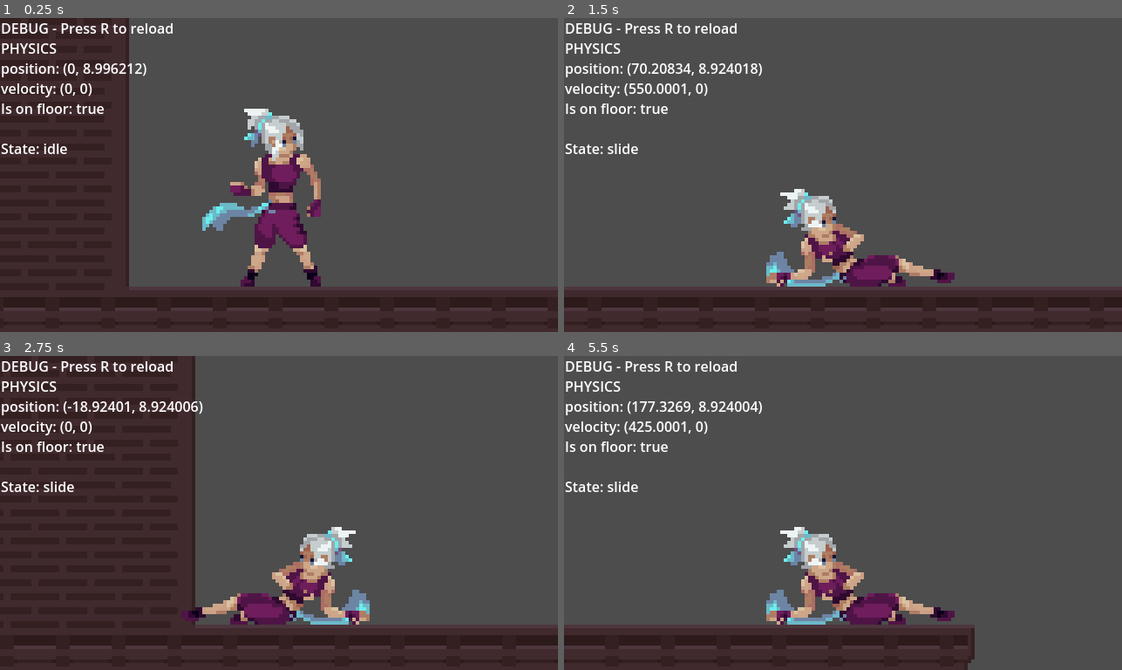
Above: before the commit, frames 1-4 (two rows, left to right).
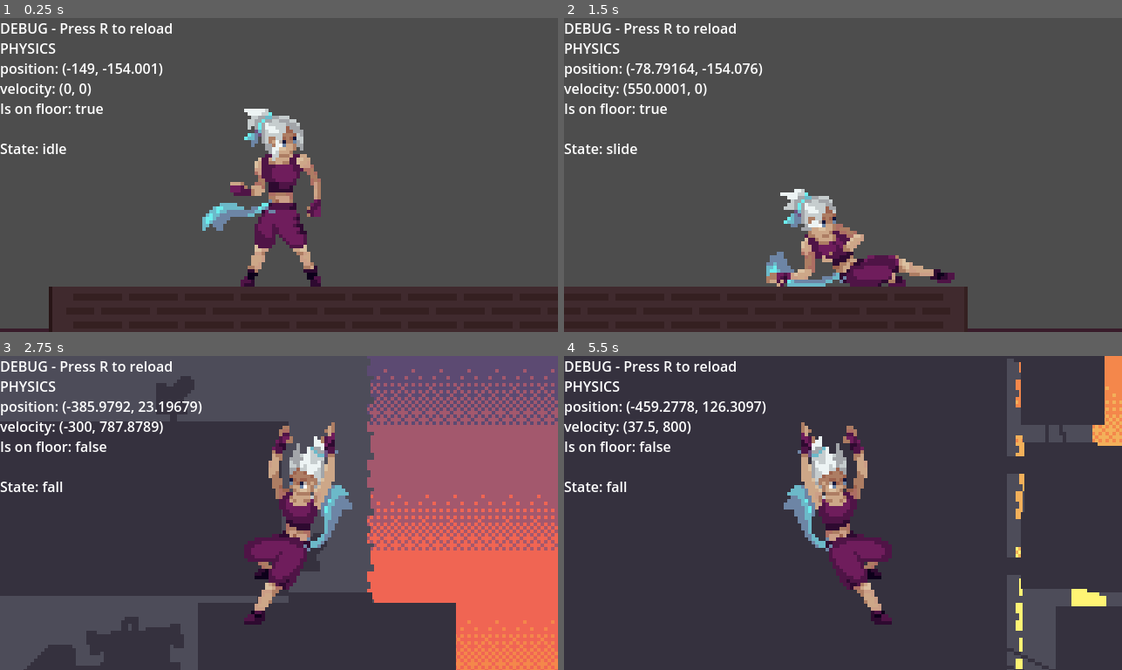
Above: after the commit, the same moments.

Repository: Hugo-Carbiener/Godot-project
Game: Godot game, scene res://scenes/main-scene.tscn
The game is run twice, just before and just after one commit, with the same random seed, the same clock (stepped at 60 frames per second) and the same inputs. The engine's default icon, where the game draws it, is replaced by a stand-in: a white triangle on a blue panel in a dark square.
Inputs:
- Up to frame 1 (0.25 s): no input
- Up to frame 2 (1.5 s): tap R (reload) at 0.5, 1.25 s; hold D (direction-right) from 0.53 s (still down); tap Shift (slide) at 0.6, 1.35 s; tap Space (jump) at 0.77 s
- Up to frame 3 (2.75 s): tap Space (jump) at 1.52 s; tap R (reload) at 2 s; release D (direction-right) at 2.03 s; hold A (direction-left) from 2.03 s (still down); tap Shift (slide) at 2.1 s
- Up to frame 4 (5.5 s): tap R (reload) at 2.75, 3.5, 4.25 s; release A (direction-left) at 2.78 s; hold D (direction-right) 2.78-4.28 s; tap Shift (slide) every 0.75 s from 2.85 to 5.1 s; tap Space (jump) at 3.02, 3.77, 4.52 s; hold A (direction-left) 4.28-5.03 s; hold D (direction-right) from 5.03 s (still down)

The runs differ from the first frame. In frame 1, 21% of the frame differs, in the area x 0-97%, y 0-99%; in frame 2, 5.8%; in frame 3, 72%; in frame 4, 89%, in the area x 0-100%, y 0-100%.

Commit message:
Add parallax

Diff:
--- a/scenes/main-scene.tscn
+++ b/scenes/main-scene.tscn
@@ -676,43 +676,39 @@
 position = Vector2(63, 582)
 
 [node name="ParallaxBackground" type="ParallaxBackground" parent="."]
-layer = 0
-follow_viewport_enabled = true
+layer = -1
 follow_viewport_scale = 0.25
-scroll_base_offset = Vector2(0, -1440)
+scroll_base_offset = Vector2(-320, 360)
 
 [node name="ParallaxLayer" type="ParallaxLayer" parent="ParallaxBackground"]
 z_index = -3
+motion_offset = Vector2(0, -200)
 motion_mirroring = Vector2(640, 0)
 
 [node name="Background" type="Sprite2D" parent="ParallaxBackground/ParallaxLayer"]
+z_index = -100
 texture = ExtResource("9_84wbi")
+centered = false
 
 [node name="ParallaxLayer2" type="ParallaxLayer" parent="ParallaxBackground"]
 z_index = -2
 motion_scale = Vector2(0.33, 1)
+motion_offset = Vector2(0, -200)
 motion_mirroring = Vector2(640, 0)
 
 [node name="Sprite2D" type="Sprite2D" parent="ParallaxBackground/ParallaxLayer2"]
 texture = ExtResource("2_6ovor")
+centered = false
 
 [node name="ParallaxLayer3" type="ParallaxLayer" parent="ParallaxBackground"]
 z_index = -1
 motion_scale = Vector2(0.66, 1)
+motion_offset = Vector2(0, -200)
 motion_mirroring = Vector2(640, 0)
 
 [node name="Sprite2D" type="Sprite2D" parent="ParallaxBackground/ParallaxLayer3"]
 texture = ExtResource("3_msjjy")
-
-[node name="ParallaxLayer4" type="ParallaxLayer" parent="ParallaxBackground"]
-z_index = 4
-z_as_relative = false
-motion_scale = Vector2(1.5, 1)
-motion_mirroring = Vector2(640, 0)
-
-[node name="Sprite2D" type="Sprite2D" parent="ParallaxBackground/ParallaxLayer4"]
-texture = ExtResource("4_onaww")
-region_rect = Rect2(0, 0, 640, 360)
+centered = false
 
 [node name="Block3" type="StaticBody2D" parent="."]
 z_index = 1
@@ -836,6 +832,7 @@
 animation_name = "idle"
 
 [node name="Character body" type="CharacterBody2D" parent="Main character"]
+position = Vector2(-149, -154)
 script = ExtResource("2_mxlrn")
 max_lateral_speed = 300.0
 lateral_acceleration = 750.0
@@ -863,8 +860,7 @@
 [node name="CanvasLayer" type="CanvasLayer" parent="."]
 
 [node name="Debug text" type="RichTextLabel" parent="CanvasLayer"]
-offset_left = 1.0
-offset_right = 384.0
+offset_right = 383.0
 offset_bottom = 265.0
 text = "Vertical velocity : 0"
 script = ExtResource("6_yqf8q")
@@ -896,3 +892,17 @@
 tile_map_data = PackedByteArray("AADw/z4AAAALAAcAAADw/z8AAAALAAcAAADx/z4AAAALAAcAAADx/z8AAAALAAcAAADy/z4AAAALAAcAAADy/z …(64736 unchanged characters)…
 tile_set = SubResource("TileSet_agar6")
 use_kinematic_bodies = true
+
+[node name="ParallaxBackground2" type="ParallaxBackground" parent="."]
+layer = 100
+
+[node name="ParallaxLayer4" type="ParallaxLayer" parent="ParallaxBackground2"]
+z_index = 4
+z_as_relative = false
+motion_scale = Vector2(1.5, 1)
+motion_offset = Vector2(0, 240)
+motion_mirroring = Vector2(640, 0)
+
+[node name="Sprite2D" type="Sprite2D" parent="ParallaxBackground2/ParallaxLayer4"]
+texture = ExtResource("4_onaww")
+region_rect = Rect2(0, 0, 640, 360)
